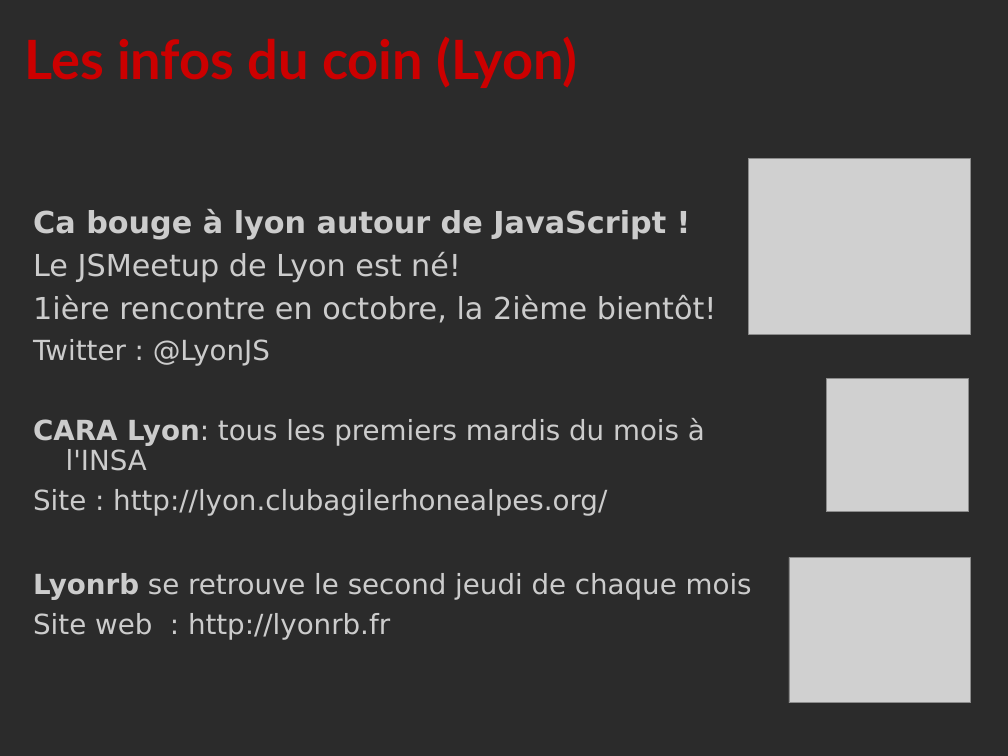
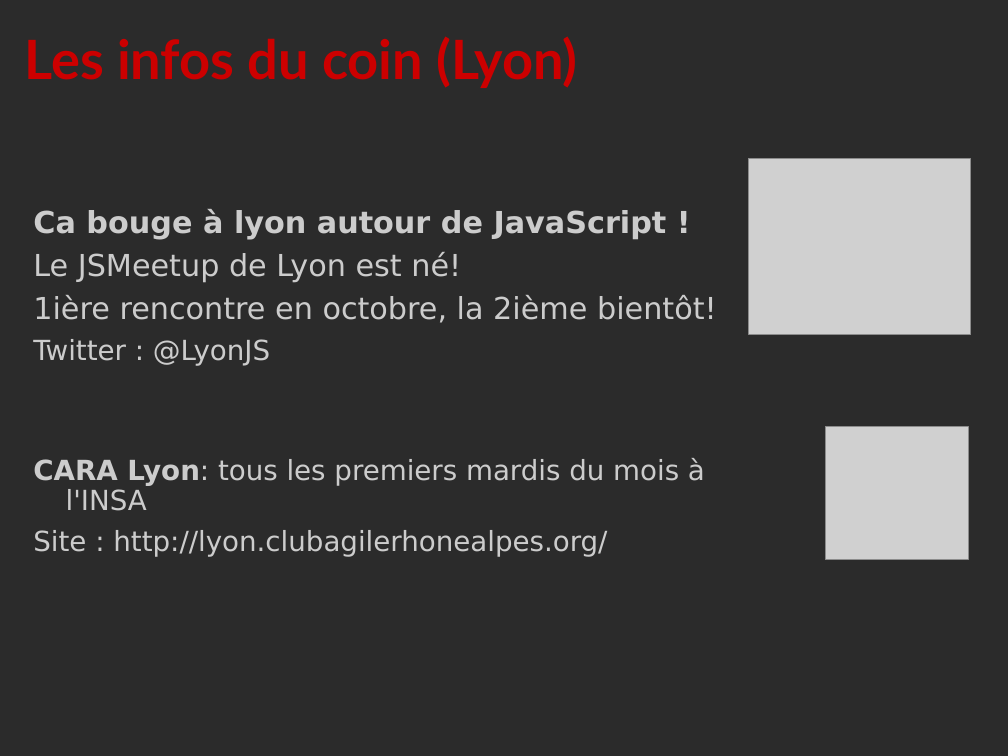
Before and after one commit to DuchessFrance/duchessfr, a slide deck: slide 8 of session/2011/11/DuchessAdvice_events_22november2011.ppt. Drawn at 1008x756 pixels with LibreOffice and Linux fonts; fonts in the diff are those of the drawing; grey boxes stand for pictures; background and template pictures are left out; a plain dark background stands for a picture behind light text. Boxes give left, top, right and bottom in pixels: in the first picture for what was removed or moved away, otherwise in the second. Text is boxed around its words. In the diff, an @@ line names an element or a change of style, - is before the commit and + after.

```diff
--- a/session/2011/11/DuchessAdvice_events_22november2011.ppt
+++ b/session/2011/11/DuchessAdvice_events_22november2011.ppt
@@ picture: place and size @@
-picture at (826, 378, 968, 512)
+picture at (826, 426, 968, 560)
@@ picture removed at (789, 558, 971, 703) @@
@@ text at (33, 573, 752, 640): paragraphs removed @@
-Lyonrb se retrouve le second jeudi de chaque mois
-Site web : http://lyonrb.fr
```
Also in this commit, not shown: 1 slide added.
